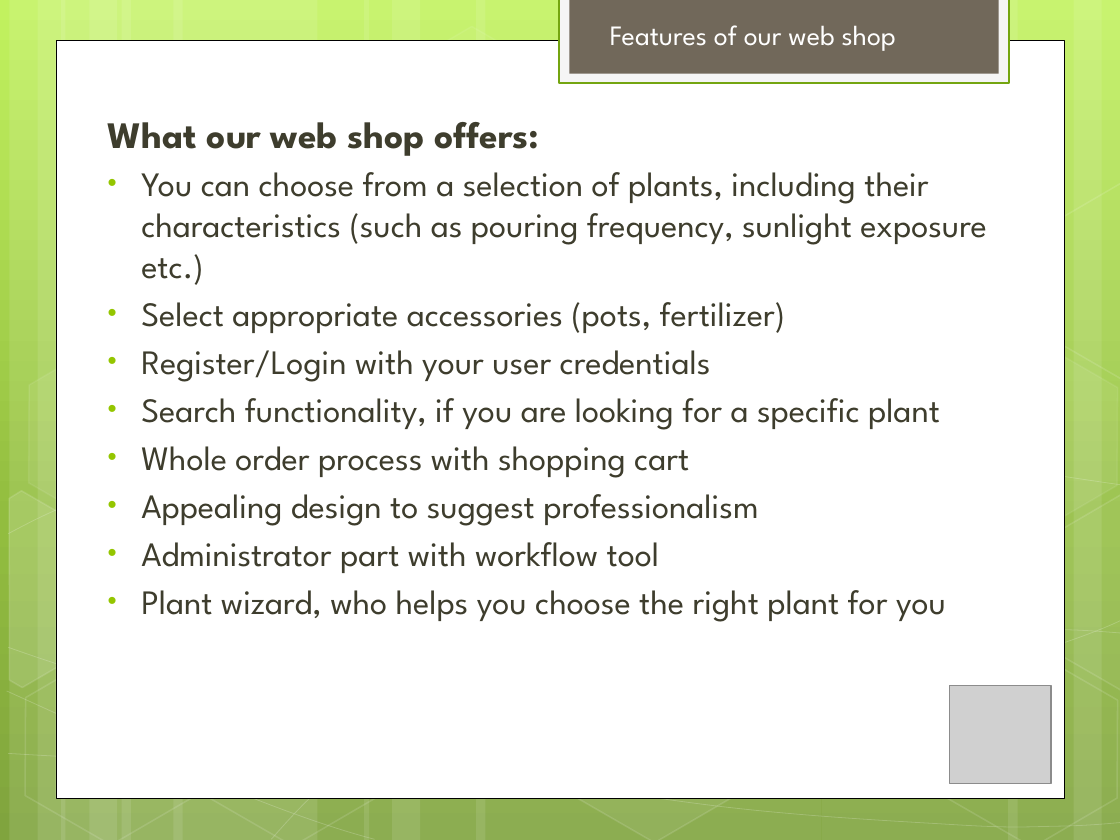
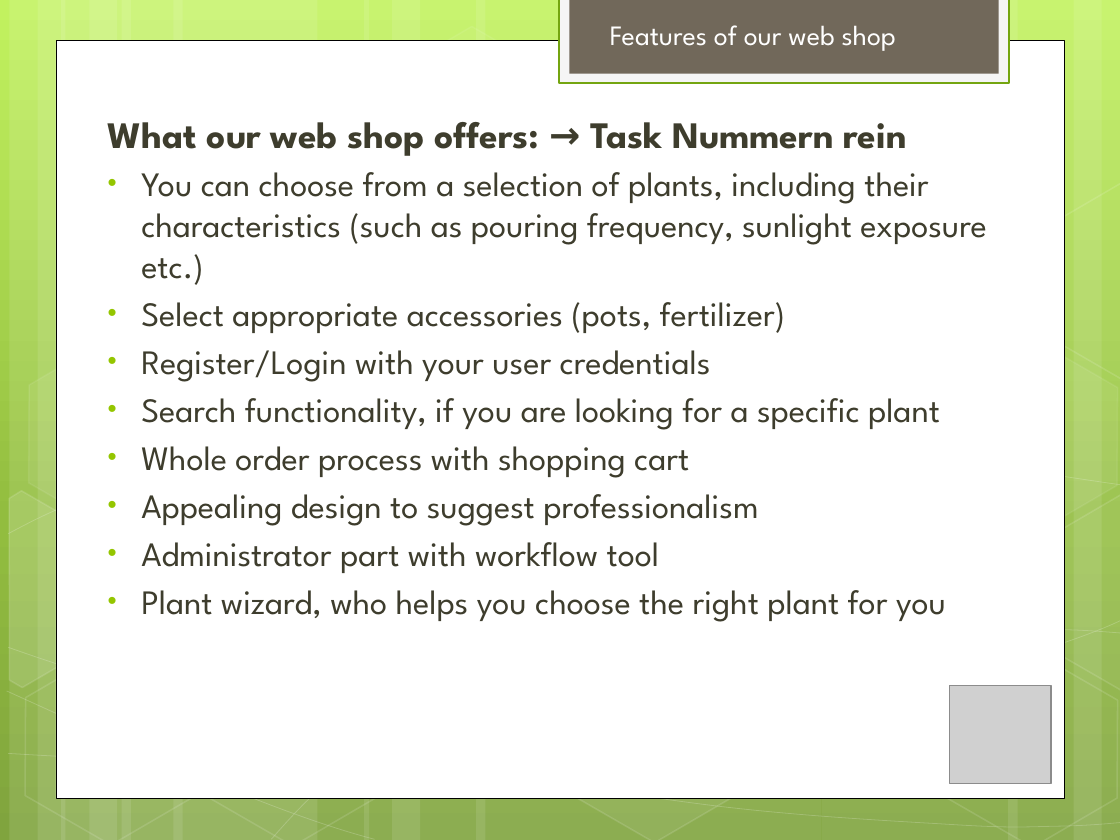
Before and after one commit to ghde/ch.bfh.bti7054.w2014.p.pdz, a slide deck: slide 5 of Plants presentation.pptx. Drawn at 1120x840 pixels with LibreOffice and Linux fonts; fonts in the diff are those of the drawing; grey boxes stand for pictures. Boxes give left, top, right and bottom in pixels: in the first picture for what was removed or moved away, otherwise in the second. Text is boxed around its words. In the diff, an @@ line names an element or a change of style, - is before the commit and + after.

```diff
--- a/Plants presentation.pptx
+++ b/Plants presentation.pptx
@@ text at [108, 122, 907, 156]: text changed @@
-What our web shop offers:
+What our web shop offers: → Task Nummern rein
```
Also in this commit, not shown: 1 other slide changed, 3 slides added.
